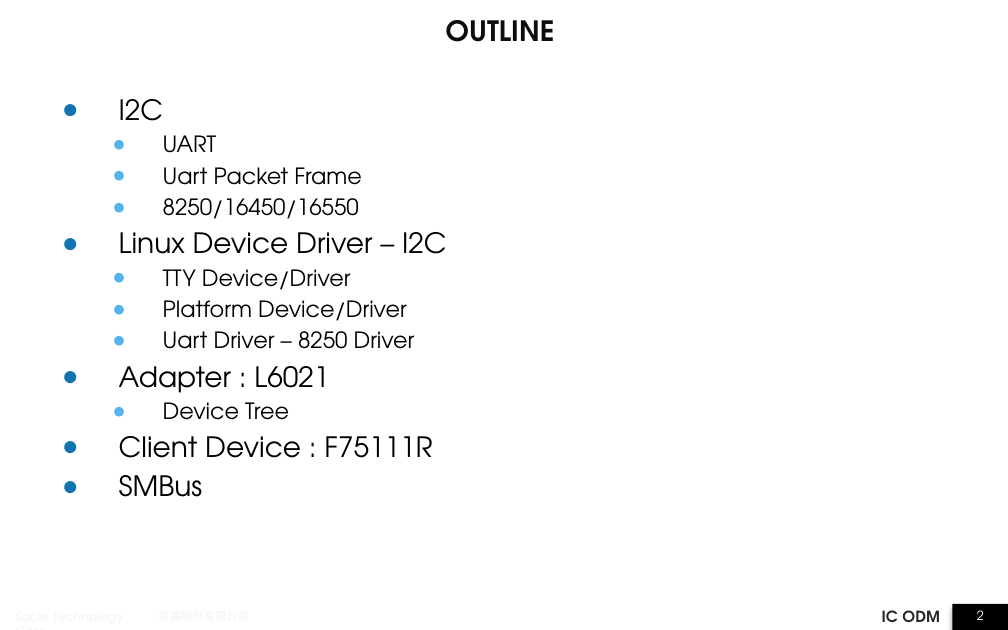
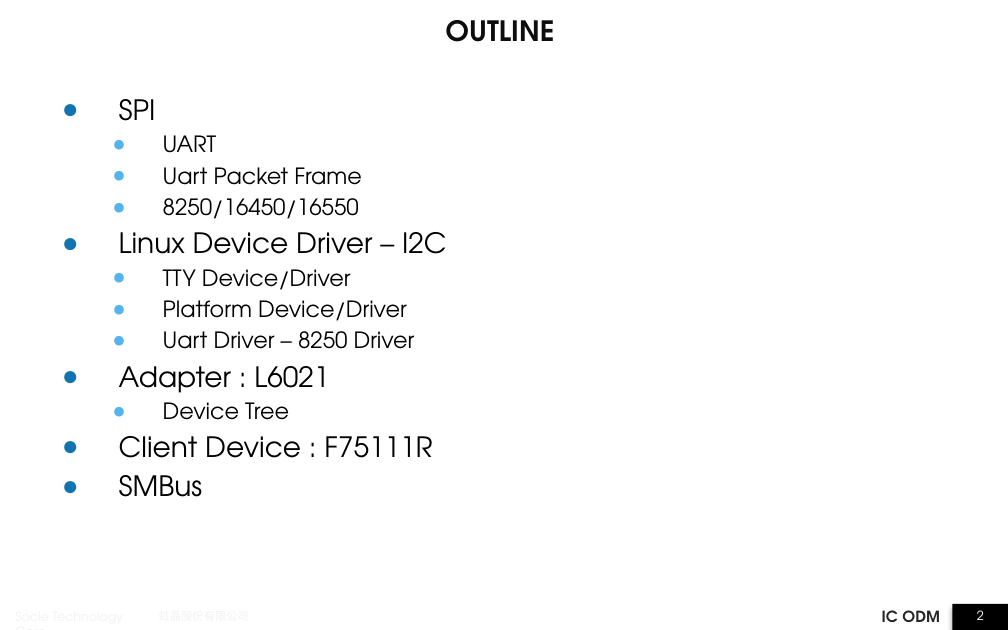
Before and after one commit to JomaskTsai/ppt_linux, a slide deck: slide 2 of spi_report_ben.pptx. Drawn at 1008x630 pixels with LibreOffice and Linux fonts; fonts in the diff are those of the drawing; background and template pictures are left out. Boxes give left, top, right and bottom in pixels: in the first picture for what was removed or moved away, otherwise in the second. Text is boxed around its words. In the diff, an @@ line names an element or a change of style, - is before the commit and + after.

```diff
--- a/spi_report_ben.pptx
+++ b/spi_report_ben.pptx
@@ text at [119, 99, 156, 121]: text changed @@
-● I2C
+● SPI
```
Also in this commit, not shown: 2 other slides changed, 1 other file.
